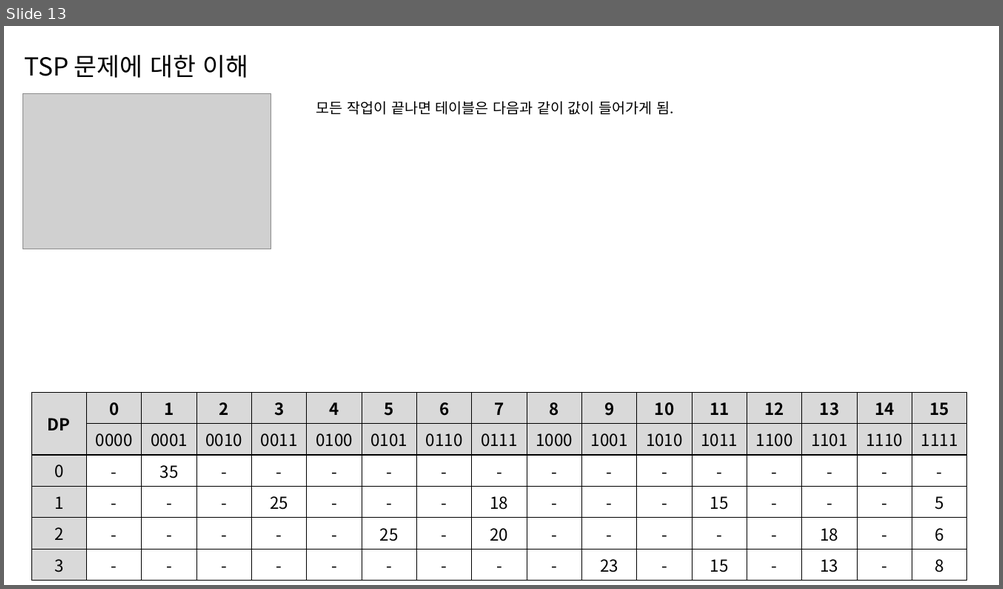
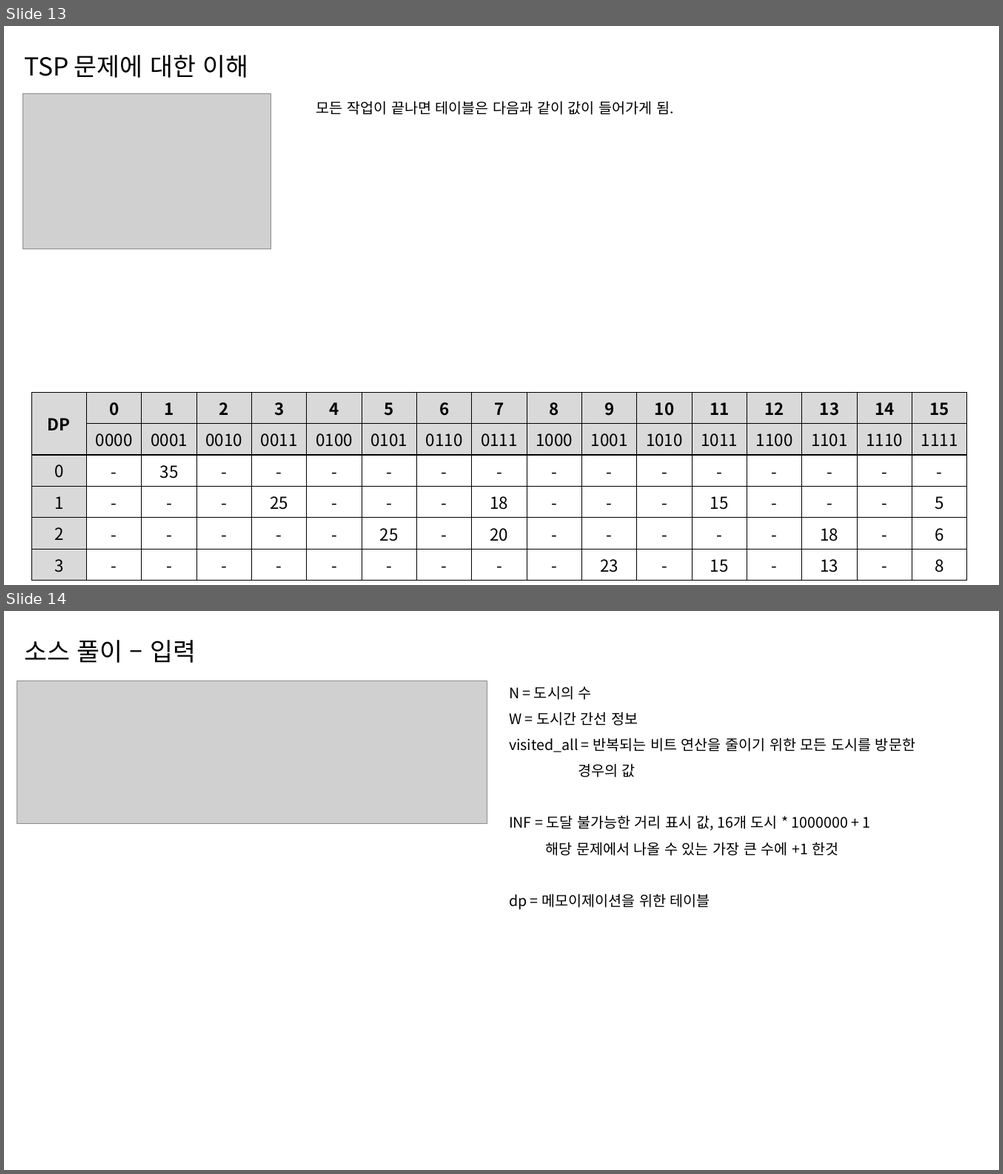
Before and after one commit to DMJester/PrivateStudy, a slide deck: DynamicProgramming/2098/백준 - 2098 ( TSP ).pptx. Shown one above the other, each under a label of ours: slide 13 before the commit, slides 13 and 14 after it. The pictures are 1003x589 and 1003x1174 pixels, drawn with LibreOffice and Linux fonts; fonts in the diff are those of the drawing; grey boxes stand for pictures. Boxes give left, top, right and bottom in pixels: in the first picture for what was removed or moved away, otherwise in the second. Text is boxed around its words. In the diff, an @@ line names an element or a change of style, - is before the commit and + after.

Commit message:
백준 2098 외판원 순회 문제 소스 추가

```diff
--- a/DynamicProgramming/2098/백준 - 2098 ( TSP ).pptx
+++ b/DynamicProgramming/2098/백준 - 2098 ( TSP ).pptx
@@ slide 14 added at box(4, 611, 999, 1170), background #FFFFFF @@
@@ subtitle added at box(25, 640, 196, 663), 24 pt, text #000000 @@
+소스 풀이 – 입력
@@ picture added at box(17, 681, 486, 823) @@
@@ text added at box(509, 686, 915, 910), 14 pt, text #000000 @@
+N = 도시의 수
+W = 도시간 간선 정보
+visited_all = 반복되는 비트 연산을 줄이기 위한 모든 도시를 방문한
+경우의 값
+INF = 도달 불가능한 거리 표시 값, 16개 도시 * 1000000 + 1
+해당 문제에서 나올 수 있는 가장 큰 수에 +1 한것
+dp = 메모이제이션을 위한 테이블
```
Also in this commit, not shown: 4 other slides added, 1 other file.
